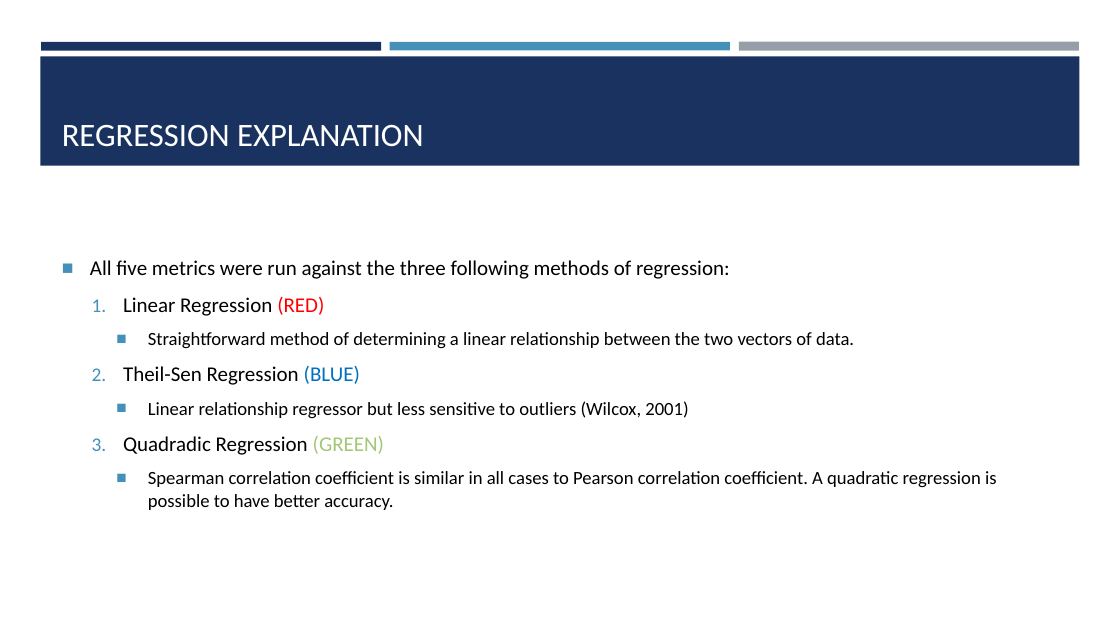
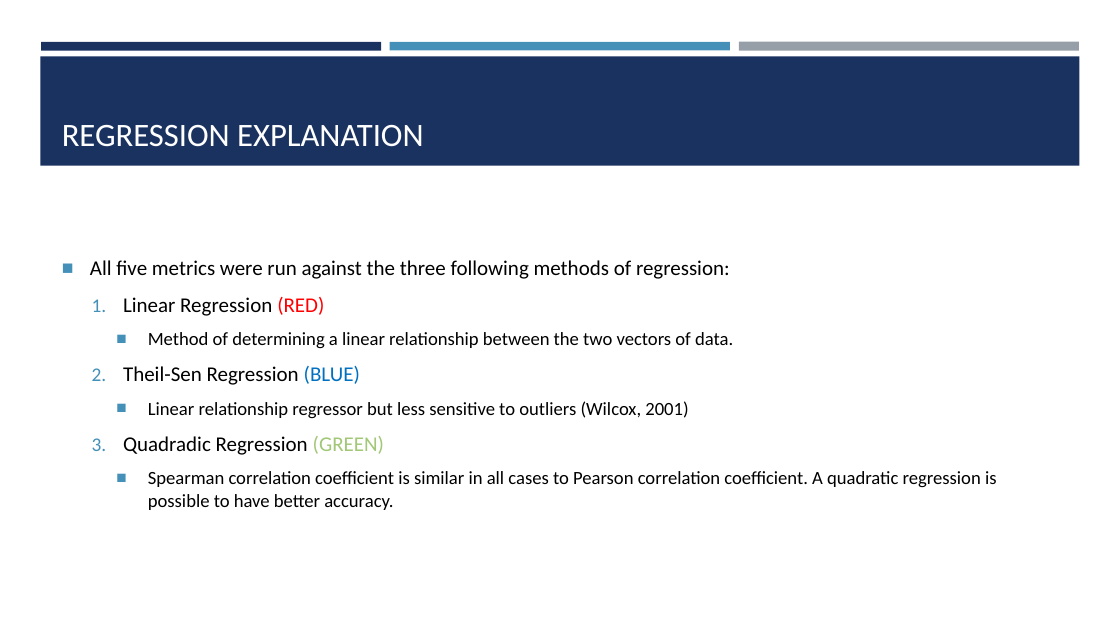
Before and after one commit to ChrisAcornleyPhD/CAP512Data, a slide deck: slide 29 of scripts/CAP512.pptx (slide 28 before the commit). Drawn at 1120x630 pixels with LibreOffice and Linux fonts; fonts in the diff are those of the drawing. Boxes give left, top, right and bottom in pixels: in the first picture for what was removed or moved away, otherwise in the second. Text is boxed around its words. In the diff, an @@ line names an element or a change of style, - is before the commit and + after.

```diff
--- a/scripts/CAP512.pptx
+++ b/scripts/CAP512.pptx
@@ text at bbox=[148, 332, 733, 349]: text changed @@
-    ■ Straightforward method of determining a linear relationship between the two vectors of data.
+    ■ Method of determining a linear relationship between the two vectors of data.
```
Also in this commit, not shown: 20 other slides changed, 8 slides added, 1 slide removed, 12 other files.
